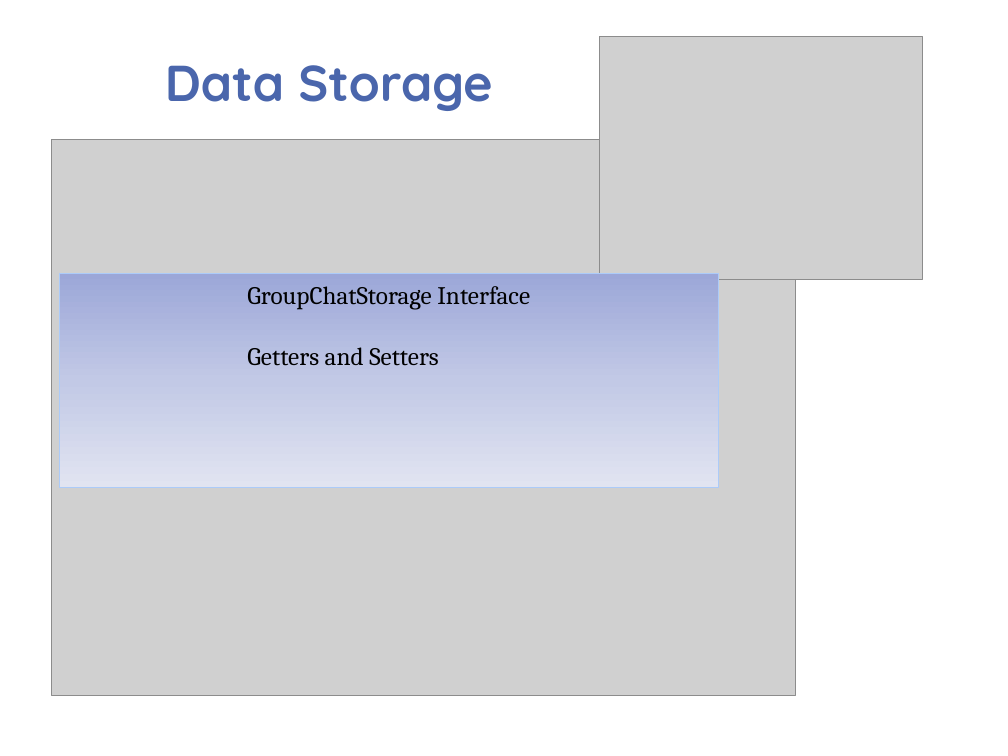
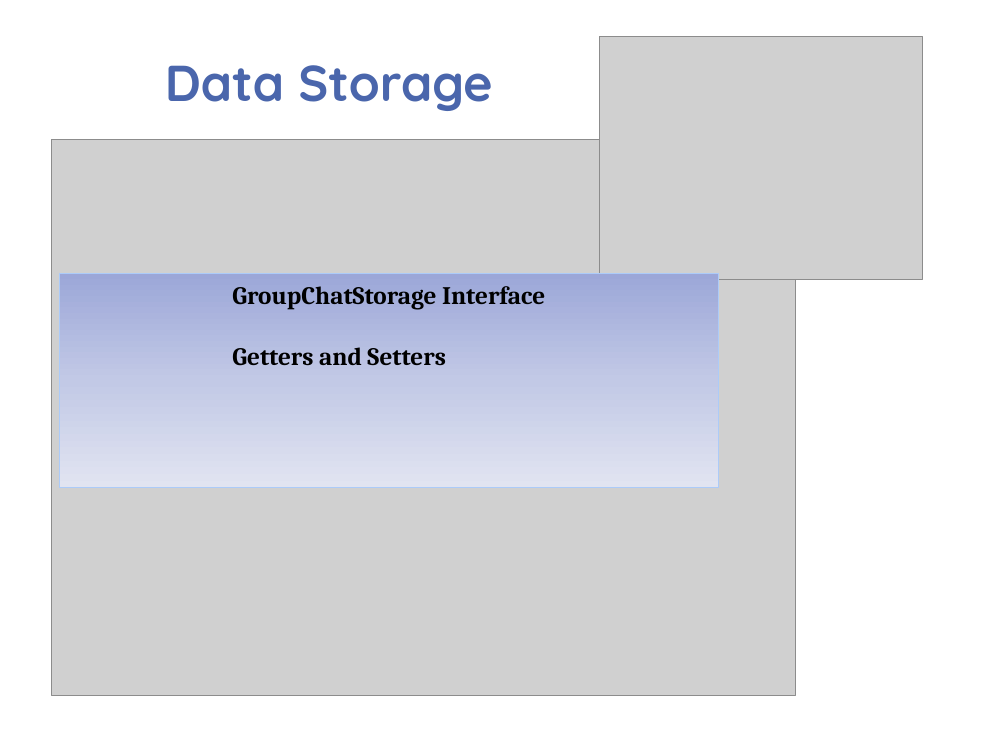
Before and after one commit to psengelke/linphone-android-group-chat, a slide deck: slide 4 of Project Documentation/Demos/Demo 03/Demo 03.pptx. Drawn at 1008x756 pixels with LibreOffice and Linux fonts; fonts in the diff are those of the drawing; grey boxes stand for pictures; background and template pictures are left out. Boxes give left, top, right and bottom in pixels: in the first picture for what was removed or moved away, otherwise in the second. Text is boxed around its words. In the diff, an @@ line names an element or a change of style, - is before the commit and + after.

```diff
--- a/Project Documentation/Demos/Demo 03/Demo 03.pptx
+++ b/Project Documentation/Demos/Demo 03/Demo 03.pptx
@@ rectangle "GroupChatStorage Interface" at [59,273,719,487]: bold on @@
```
Also in this commit, not shown: 2 other slides changed.
